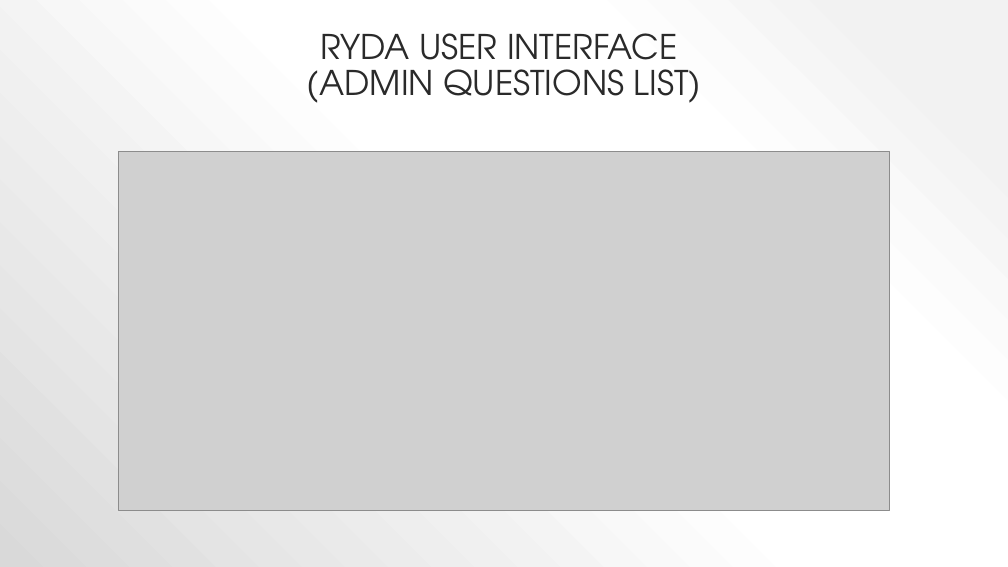
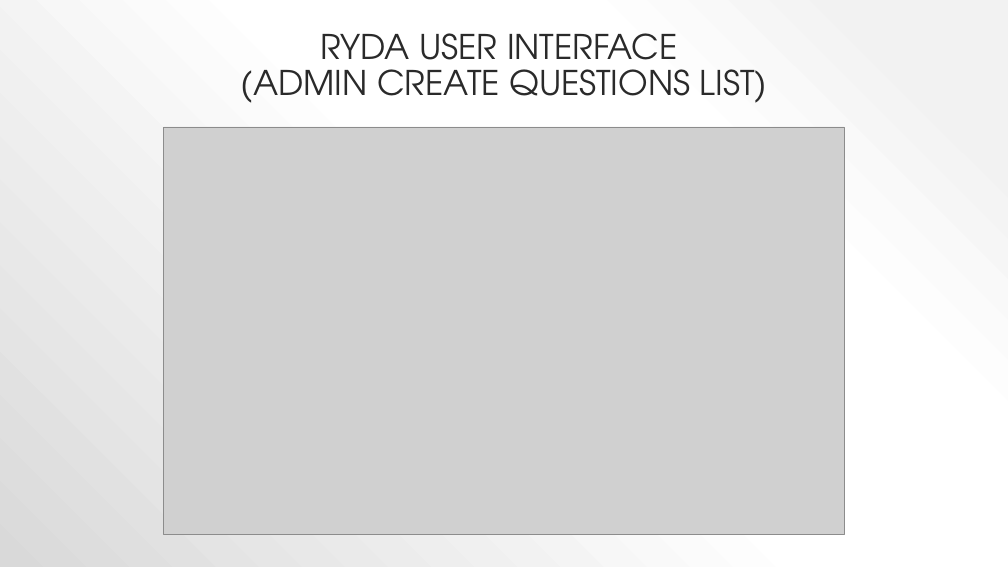
Before and after one commit to cquRotary/RotaryClub, a slide deck: slide 29 of Document/Rotary Youth Drive Awareness Project.pptx (slide 30 before the commit). Drawn at 1008x567 pixels with LibreOffice and Linux fonts; fonts in the diff are those of the drawing; grey boxes stand for pictures. Boxes give left, top, right and bottom in pixels: in the first picture for what was removed or moved away, otherwise in the second. Text is boxed around its words. In the diff, an @@ line names an element or a change of style, - is before the commit and + after.

```diff
--- a/Document/Rotary Youth Drive Awareness Project.pptx
+++ b/Document/Rotary Youth Drive Awareness Project.pptx
@@ title at [241, 33, 767, 103]: text changed @@
-RYDA USER INTERFACE
-(ADMIN QUESTIONS LIST)
+RYDA USER INTERFACE
+(ADMIN CREATE QUESTIONS LIST)
@@ picture: place and size @@
-picture at [118, 151, 889, 510]
+picture at [163, 127, 844, 535]
```
Also in this commit, not shown: 13 other slides changed, 1 slide added, 2 other files.
